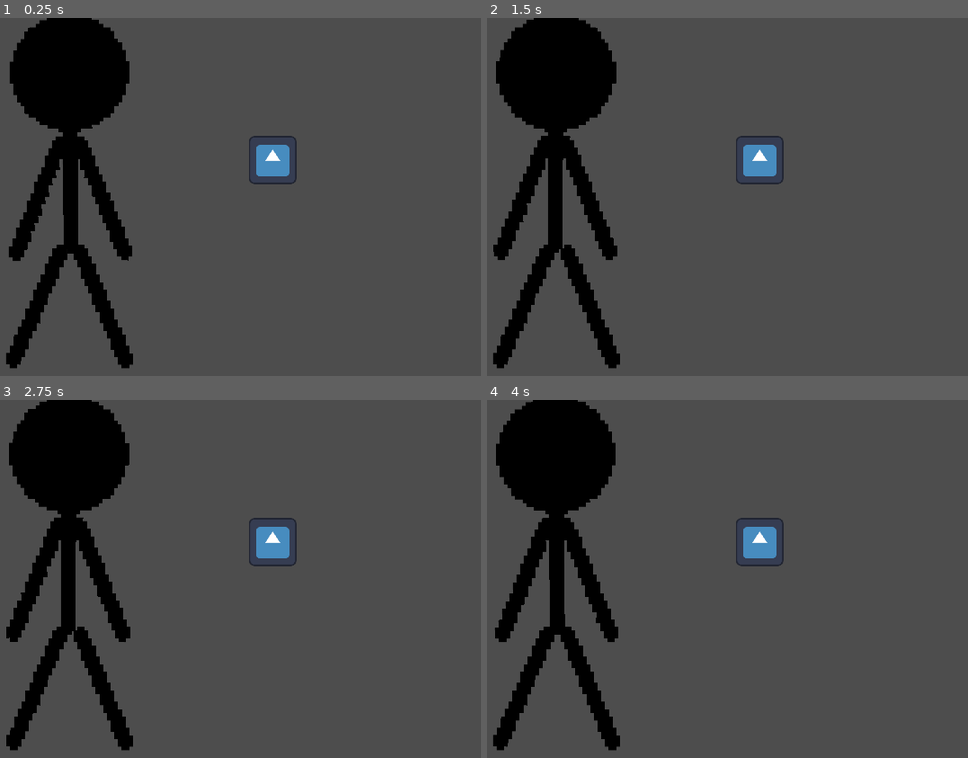
Above: before the commit, frames 1-4 (two rows, left to right).
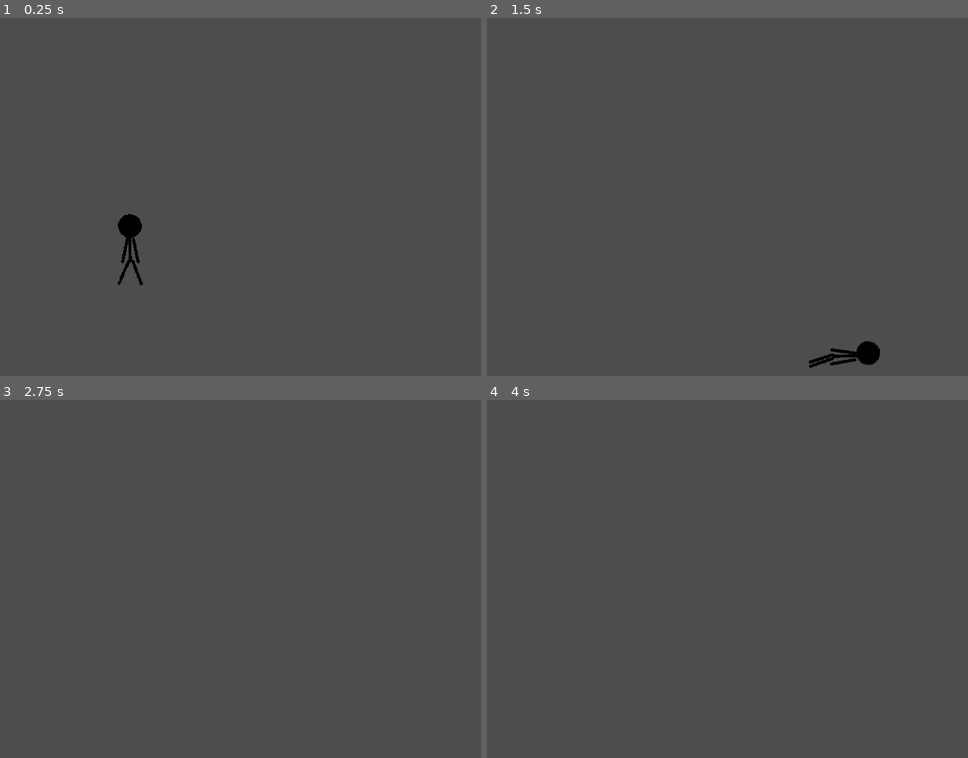
Above: after the commit, the same moments.

Repository: ZevZX/StickManRagdollPhysics
Game: Godot game, scene res://scenes/world.tscn
The game is run twice, just before and just after one commit, with the same random seed, the same clock (stepped at 60 frames per second) and the same inputs. The engine's default icon, where the game draws it, is replaced by a stand-in: a white triangle on a blue panel in a dark square.
Inputs:
- Up to frame 1 (0.25 s): no input
- Up to frame 2 (1.5 s): tap Enter (ui_accept) at 0.5, 0.6, 0.77, 1.07, 1.35 s; hold Right (ui_right) from 0.53 s (still down)
- Up to frame 3 (2.75 s): tap Enter (ui_accept) at 1.52, 1.82, 2.1 s; release Right (ui_right) at 2.03 s; hold Left (ui_left) from 2.03 s (still down)
- Up to frame 4 (4 s): release Left (ui_left) at 2.78 s; hold Right (ui_right) from 2.78 s (still down); tap Enter (ui_accept) at 2.85, 3.02, 3.32, 3.6, 3.77 s

The runs differ from the first frame. In frame 1, 13% of the frame differs, in the area x 1-62%, y 0-98%; in frame 2, 13%, in the area x 1-82%, y 0-98%; in frame 3, 13%; in frame 4, 13%.

Commit message:
added functioning ragdoll

Diff:
--- a/CharacterBody2D.gd
+++ /dev/null
@@ -1,28 +0,0 @@
-extends CharacterBody2D
-
-
-const SPEED = 300.0
-const JUMP_VELOCITY = -400.0
-
-# Get the gravity from the project settings to be synced with RigidBody nodes.
-var gravity = ProjectSettings.get_setting("physics/2d/default_gravity")
-
-
-func _physics_process(delta):
-	# Add the gravity.
-	if not is_on_floor():
-		velocity.y += gravity * delta
-
-	# Handle jump.
-	if Input.is_action_just_pressed("ui_accept") and is_on_floor():
-		velocity.y = JUMP_VELOCITY
-
-	# Get the input direction and handle the movement/deceleration.
-	# As good practice, you should replace UI actions with custom gameplay actions.
-	var direction = Input.get_axis("ui_left", "ui_right")
-	if direction:
-		velocity.x = direction * SPEED
-	else:
-		velocity.x = move_toward(velocity.x, 0, SPEED)
-
-	move_and_slide()
--- a/project.godot
+++ b/project.godot
@@ -19,7 +19,6 @@
 
 window/size/viewport_width=1920
 window/size/viewport_height=1080
-window/size/mode=4
 window/stretch/mode="viewport"
 window/stretch/scale_mode="integer"
 window/vsync/vsync_mode=0
--- /dev/null
+++ b/scenes/ragdoll.tscn
@@ -0,0 +1,123 @@
+[gd_scene load_steps=9 format=3 uid="uid://dn4cnuppy8klh"]
+
+[ext_resource type="Texture2D" uid="uid://ein4jupqw4a1" path="res://assets/Head.png" id="2_hyqoo"]
+[ext_resource type="Texture2D" uid="uid://dtt3bihae2nt0" path="res://assets/Body.png" id="3_s03gf"]
+[ext_resource type="Script" path="res://Scripts/Ragdoll.gd" id="4"]
+[ext_resource type="Texture2D" uid="uid://nbagcielmfkh" path="res://assets/LimbLeft.png" id="4_gk08v"]
+[ext_resource type="Texture2D" uid="uid://dquyofbciulij" path="res://assets/LimbRight.png" id="5_re7sl"]
+
+[sub_resource type="CircleShape2D" id="1"]
+radius = 31.7297
+
+[sub_resource type="CapsuleShape2D" id="2"]
+radius = 4.0
+height = 68.2128
+
+[sub_resource type="CapsuleShape2D" id="3"]
+radius = 5.2207
+height = 70.9339
+
+[node name="Ragdoll" type="Node2D"]
+script = ExtResource("4")
+
+[node name="Head" type="RigidBody2D" parent="."]
+
+[node name="Sprite2D" type="Sprite2D" parent="Head"]
+scale = Vector2(0.2, 0.2)
+texture = ExtResource("2_hyqoo")
+
+[node name="CollisionShape2D" type="CollisionShape2D" parent="Head"]
+shape = SubResource("1")
+
+[node name="Body" type="RigidBody2D" parent="."]
+position = Vector2(0, 60.8936)
+
+[node name="Sprite2D" type="Sprite2D" parent="Body"]
+scale = Vector2(0.2, 0.2)
+texture = ExtResource("3_s03gf")
+
+[node name="CollisionShape2D" type="CollisionShape2D" parent="Body"]
+shape = SubResource("2")
+
+[node name="Arm-Left" type="RigidBody2D" parent="."]
+position = Vector2(-34.8432, 53.746)
+
+[node name="Sprite2D" type="Sprite2D" parent="Arm-Left"]
+position = Vector2(15.8432, 9.254)
+scale = Vector2(0.2, 0.2)
+texture = ExtResource("4_gk08v")
+
+[node name="CollisionShape2D" type="CollisionShape2D" parent="Arm-Left"]
+position = Vector2(15.8432, 9.25401)
+rotation = -2.75762
+shape = SubResource("3")
+
+[node name="Arm-Right" type="RigidBody2D" parent="."]
+position = Vector2(37.3327, 53.746)
+
+[node name="Sprite2D" type="Sprite2D" parent="Arm-Right"]
+position = Vector2(-16.3327, 9.254)
+scale = Vector2(0.2, 0.2)
+texture = ExtResource("5_re7sl")
+
+[node name="CollisionShape2D" type="CollisionShape2D" parent="Arm-Right"]
+position = Vector2(-16.843, 9.254)
+rotation = 2.75762
+shape = SubResource("3")
+
+[node name="Leg-Left" type="RigidBody2D" parent="."]
+position = Vector2(-11.8729, 100.76)
+rotation = 1.5708
+
+[node name="Sprite2D" type="Sprite2D" parent="Leg-Left"]
+position = Vector2(22.24, 6.12702)
+rotation = -1.5708
+scale = Vector2(0.2, 0.2)
+texture = ExtResource("4_gk08v")
+
+[node name="CollisionShape2D2" type="CollisionShape2D" parent="Leg-Left"]
+position = Vector2(22.24, 6.12702)
+rotation = 1.95477
+shape = SubResource("3")
+
+[node name="Leg-Right" type="RigidBody2D" parent="."]
+position = Vector2(11.8326, 101.024)
+rotation = 1.5708
+
+[node name="Sprite2D" type="Sprite2D" parent="Leg-Right"]
+position = Vector2(21.976, -6.16748)
+rotation = -1.5708
+scale = Vector2(0.2, 0.2)
+texture = ExtResource("5_re7sl")
+
+[node name="CollisionShape2D" type="CollisionShape2D" parent="Leg-Right"]
+position = Vector2(21.24, -6.127)
+rotation = -1.95477
+shape = SubResource("3")
+
+[node name="Joints" type="Node2D" parent="."]
+
+[node name="PinJoint2D" type="PinJoint2D" parent="Joints"]
+position = Vector2(0, 30.4743)
+node_a = NodePath("../../Head")
+node_b = NodePath("../../Body")
+
+[node name="PinJoint2D2" type="PinJoint2D" parent="Joints"]
+position = Vector2(-4, 35)
+node_a = NodePath("../../Body")
+node_b = NodePath("../../Arm-Left")
+
+[node name="PinJoint2D3" type="PinJoint2D" parent="Joints"]
+position = Vector2(4, 35)
+node_a = NodePath("../../Body")
+node_b = NodePath("../../Arm-Right")
+
+[node name="PinJoint2D4" type="PinJoint2D" parent="Joints"]
+position = Vector2(4, 92)
+node_a = NodePath("../../Body")
+node_b = NodePath("../../Leg-Right")
+
+[node name="PinJoint2D5" type="PinJoint2D" parent="Joints"]
+position = Vector2(-4, 92)
+node_a = NodePath("../../Body")
+node_b = NodePath("../../Leg-Left")
--- a/scenes/stickman.gd
+++ /dev/null
@@ -1,19 +0,0 @@
-extends CharacterBody2D
-
-var power = 100
-const SPEED = 300.0
-const JUMP_VELOCITY = -400.0
-var axis = Input.get_action_strength("ui_right") - Input.get_action_strength("ui_left")
-
-# Get the gravity from the project settings to be synced with RigidBody nodes.
-var gravity = ProjectSettings.get_setting("physics/2d/default_gravity")
-
-
-func _physics_process(delta):
-
-	move()
-
-func move():
-	$Body.apply_impulse(Vector2.ZERO, Vector2.RIGHT * power)
-	$LegLeft.apply_impulse(Vector2.ZERO, Vector2.RIGHT * power)
-	$LegRight.apply_impulse(Vector2.ZERO, Vector2.RIGHT * power)
--- a/scenes/stickman.tscn
+++ /dev/null
@@ -1,126 +0,0 @@
-[gd_scene load_steps=11 format=3 uid="uid://n40c2ryg00dg"]
-
-[ext_resource type="Script" path="res://scenes/stickman.gd" id="1_5ybe4"]
-[ext_resource type="Texture2D" uid="uid://ein4jupqw4a1" path="res://assets/Head.png" id="1_82c8x"]
-[ext_resource type="Texture2D" uid="uid://dtt3bihae2nt0" path="res://assets/Body.png" id="2_8ar1g"]
-[ext_resource type="Texture2D" uid="uid://nbagcielmfkh" path="res://assets/LimbLeft.png" id="3_fsg4g"]
-[ext_resource type="Texture2D" uid="uid://dquyofbciulij" path="res://assets/LimbRight.png" id="4_4ioa6"]
-[ext_resource type="Texture2D" uid="uid://clfc2rx3uconf" path="res://icon.svg" id="6_y12xq"]
-
-[sub_resource type="CircleShape2D" id="CircleShape2D_366v6"]
-radius = 164.003
-
-[sub_resource type="RectangleShape2D" id="RectangleShape2D_mimxs"]
-size = Vector2(40, 340)
-
-[sub_resource type="CapsuleShape2D" id="CapsuleShape2D_k4fu1"]
-radius = 25.4697
-height = 363.211
-
-[sub_resource type="RectangleShape2D" id="RectangleShape2D_ps1fq"]
-size = Vector2(402, 20)
-
-[node name="CharacterBody2D" type="CharacterBody2D"]
-collision_layer = 2
-collision_mask = 2
-script = ExtResource("1_5ybe4")
-
-[node name="Head" type="RigidBody2D" parent="."]
-
-[node name="Sprite2D" type="Sprite2D" parent="Head"]
-texture = ExtResource("1_82c8x")
-
-[node name="CollisionShape2D" type="CollisionShape2D" parent="Head"]
-shape = SubResource("CircleShape2D_366v6")
-
-[node name="Body" type="RigidBody2D" parent="."]
-
-[node name="Sprite2D" type="Sprite2D" parent="Body"]
-position = Vector2(0, 320)
-texture = ExtResource("2_8ar1g")
-
-[node name="CollisionShape2D" type="CollisionShape2D" parent="Body"]
-position = Vector2(0, 320)
-shape = SubResource("RectangleShape2D_mimxs")
-
-[node name="LegLeft" type="RigidBody2D" parent="."]
-
-[node name="Sprite2D" type="Sprite2D" parent="LegLeft"]
-position = Vector2(-80, 635)
-texture = ExtResource("3_fsg4g")
-
-[node name="CollisionShape2D" type="CollisionShape2D" parent="LegLeft"]
-position = Vector2(-78, 631)
-rotation = 0.401426
-shape = SubResource("CapsuleShape2D_k4fu1")
-one_way_collision_margin = 0.0
-
-[node name="LegRight" type="RigidBody2D" parent="."]
-
-[node name="Sprite2D" type="Sprite2D" parent="LegRight"]
-position = Vector2(80, 635)
-texture = ExtResource("4_4ioa6")
-
-[node name="CollisionShape2D" type="CollisionShape2D" parent="LegRight"]
-position = Vector2(78, 631)
-rotation = -0.401426
-shape = SubResource("CapsuleShape2D_k4fu1")
-one_way_collision_margin = 0.0
-
-[node name="ArmLeft" type="RigidBody2D" parent="."]
-
-[node name="Sprite2D" type="Sprite2D" parent="ArmLeft"]
-position = Vector2(-80, 315)
-texture = ExtResource("3_fsg4g")
-
-[node name="CollisionShape2D" type="CollisionShape2D" parent="ArmLeft"]
-position = Vector2(-78, 311)
-rotation = 0.401426
-shape = SubResource("CapsuleShape2D_k4fu1")
-one_way_collision_margin = 0.0
-
-[node name="ArmRight" type="RigidBody2D" parent="."]
-
-[node name="Sprite2D" type="Sprite2D" parent="ArmRight"]
-position = Vector2(80, 315)
-texture = ExtResource("4_4ioa6")
-
-[node name="CollisionShape2D" type="CollisionShape2D" parent="ArmRight"]
-position = Vector2(78, 311)
-rotation = -0.401426
-shape = SubResource("CapsuleShape2D_k4fu1")
-one_way_collision_margin = 0.0
-
-[node name="joints" type="Node2D" parent="."]
-
-[node name="PinJoint2D" type="PinJoint2D" parent="joints"]
-node_a = NodePath("../../Head")
-node_b = NodePath("../../Body")
-softness = 16.0
-
-[node name="PinJoint2D2" type="PinJoint2D" parent="joints"]
-node_a = NodePath("../../Body")
-node_b = NodePath("../../ArmLeft")
-softness = 16.0
-
-[node name="PinJoint2D3" type="PinJoint2D" parent="joints"]
-node_a = NodePath("../../Body")
-node_b = NodePath("../../ArmRight")
-softness = 16.0
-
-[node name="PinJoint2D4" type="PinJoint2D" parent="joints"]
-node_a = NodePath("../../Body")
-node_b = NodePath("../../LegLeft")
-
-[node name="PinJoint2D5" type="PinJoint2D" parent="joints"]
-node_a = NodePath("../../Body")
-node_b = NodePath("../../LegRight")
-softness = 16.0
-
-[node name="Icon" type="Sprite2D" parent="."]
-position = Vector2(540, 225)
-texture = ExtResource("6_y12xq")
-
-[node name="CollisionShape2D" type="CollisionShape2D" parent="."]
-position = Vector2(12, 814)
-shape = SubResource("RectangleShape2D_ps1fq")
--- a/scenes/world.tscn
+++ b/scenes/world.tscn
@@ -1,6 +1,6 @@
 [gd_scene load_steps=4 format=3 uid="uid://cda646gbmb5ku"]
 
-[ext_resource type="PackedScene" uid="uid://n40c2ryg00dg" path="res://scenes/stickman.tscn" id="1_73hip"]
+[ext_resource type="PackedScene" uid="uid://dn4cnuppy8klh" path="res://scenes/ragdoll.tscn" id="1_5i5xp"]
 
 [sub_resource type="PhysicsMaterial" id="PhysicsMaterial_gpjsd"]
 
@@ -9,8 +9,8 @@
 
 [node name="Node2D" type="Node2D"]
 
-[node name="CharacterBody2D" parent="." instance=ExtResource("1_73hip")]
-position = Vector2(824, 154)
+[node name="Node2D" parent="." instance=ExtResource("1_5i5xp")]
+position = Vector2(983, 528)
 
 [node name="StaticBody2D" type="StaticBody2D" parent="."]
 collision_layer = 3
--- /dev/null
+++ b/scripts/ragdoll.gd
@@ -0,0 +1,9 @@
+extends Node2D
+
+var power = 200
+
+func _physics_process(_delta):
+	var axis = Input.get_action_strength("ui_right") - Input.get_action_strength("ui_left")
+	var axis_y = Input.get_action_strength("ui_up") - Input.get_action_strength("ui_down")
+	$Body.apply_impulse(Vector2.RIGHT * axis * power, Vector2.ZERO)
+	$Body.apply_impulse(Vector2.UP * axis_y * power, Vector2.ZERO)
